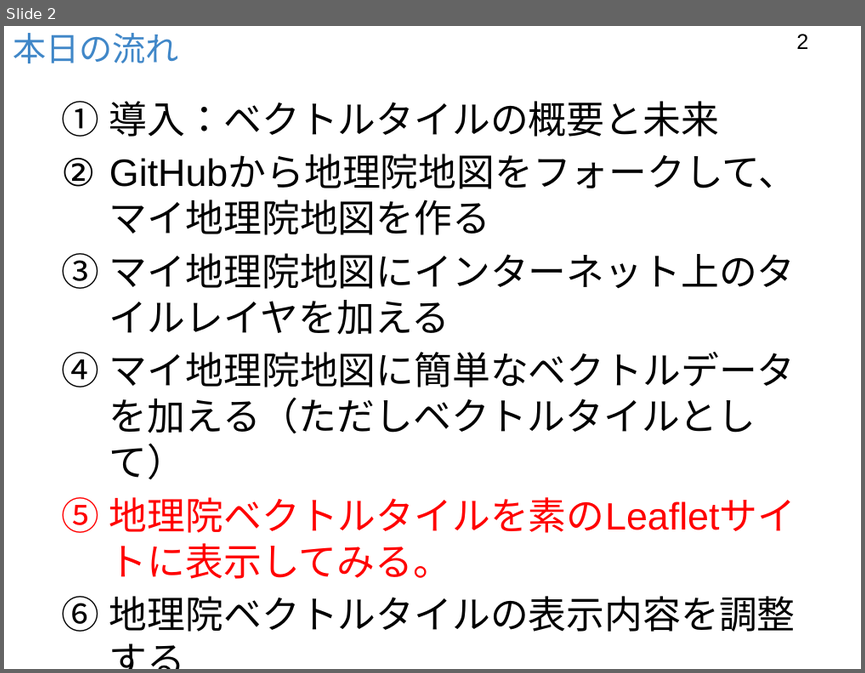
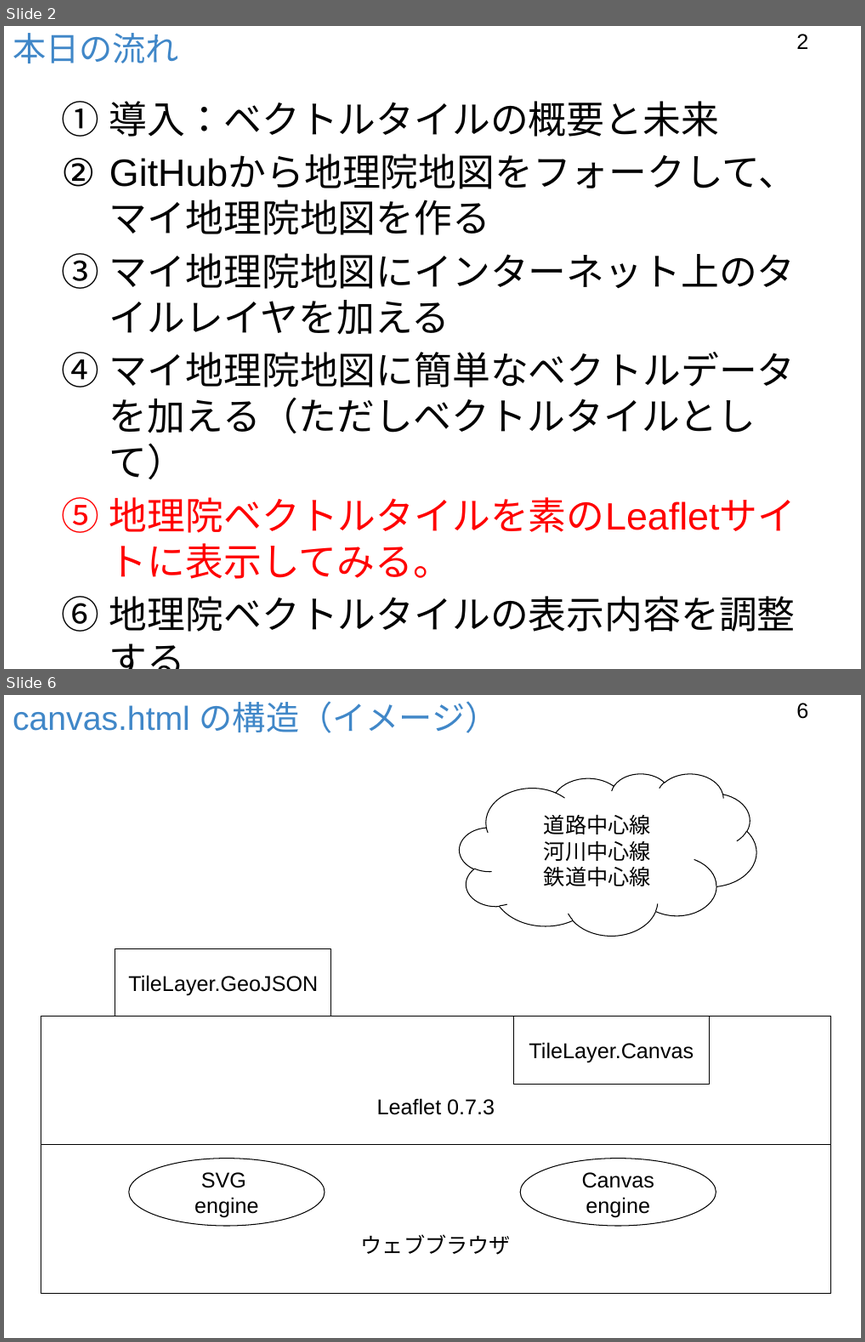
Before and after one commit to foss4g-tokyo-vt/slides, a slide deck: 151009ベクトルタイル利用サイトを作ろうPt.5.pptx. Shown one above the other, each under a label of ours: slide 2 before the commit, slides 2 and 6 after it; the slides between them are not shown. The pictures are 865x673 and 865x1342 pixels, drawn with LibreOffice and Linux fonts; fonts in the diff are those of the drawing; background and template pictures are left out. Boxes give left, top, right and bottom in pixels: in the first picture for what was removed or moved away, otherwise in the second. Text is boxed around its words. In the diff, an @@ line names an element or a change of style, - is before the commit and + after.

```diff
--- a/151009ベクトルタイル利用サイトを作ろうPt.5.pptx
+++ b/151009ベクトルタイル利用サイトを作ろうPt.5.pptx
@@ slide 6 added at bbox=[4, 695, 861, 1338], background #FFFFFF @@
@@ title added at bbox=[12, 701, 499, 733], 28 pt, text #4087C8 @@
+canvas.html の構造（イメージ）
@@ page number added at bbox=[796, 703, 808, 719], 18 pt, text #000000 @@
+6
@@ cloud added at bbox=[459, 774, 755, 936], fill #FFFFFF, outline #000000 0.75 pt, 18 pt, text #000000 @@
+道路中心線
+河川中心線
+鉄道中心線
@@ rectangle added at bbox=[115, 948, 331, 1016], fill #FFFFFF, outline #000000 0.75 pt, 18 pt, text #000000 @@
+TileLayer.GeoJSON
@@ rectangle added at bbox=[41, 1016, 830, 1145], fill #FFFFFF, outline #000000 0.75 pt, 18 pt, text #000000 @@
+Leaflet 0.7.3
@@ rectangle added at bbox=[513, 1016, 709, 1084], fill #FFFFFF, outline #000000 0.75 pt, 18 pt, text #000000 @@
+TileLayer.Canvas
@@ rectangle added at bbox=[41, 1145, 830, 1293], fill #FFFFFF, outline #000000 0.75 pt, 18 pt, text #000000 @@
+ウェブブラウザ
@@ ellipse added at bbox=[129, 1157, 324, 1225], fill #FFFFFF, outline #000000 0.75 pt, 18 pt, text #000000 @@
+SVG
+engine
@@ ellipse added at bbox=[520, 1157, 715, 1225], fill #FFFFFF, outline #000000 0.75 pt, 18 pt, text #000000 @@
+Canvas engine
```
Also in this commit, not shown: 5 other slides added, 2 other files.
